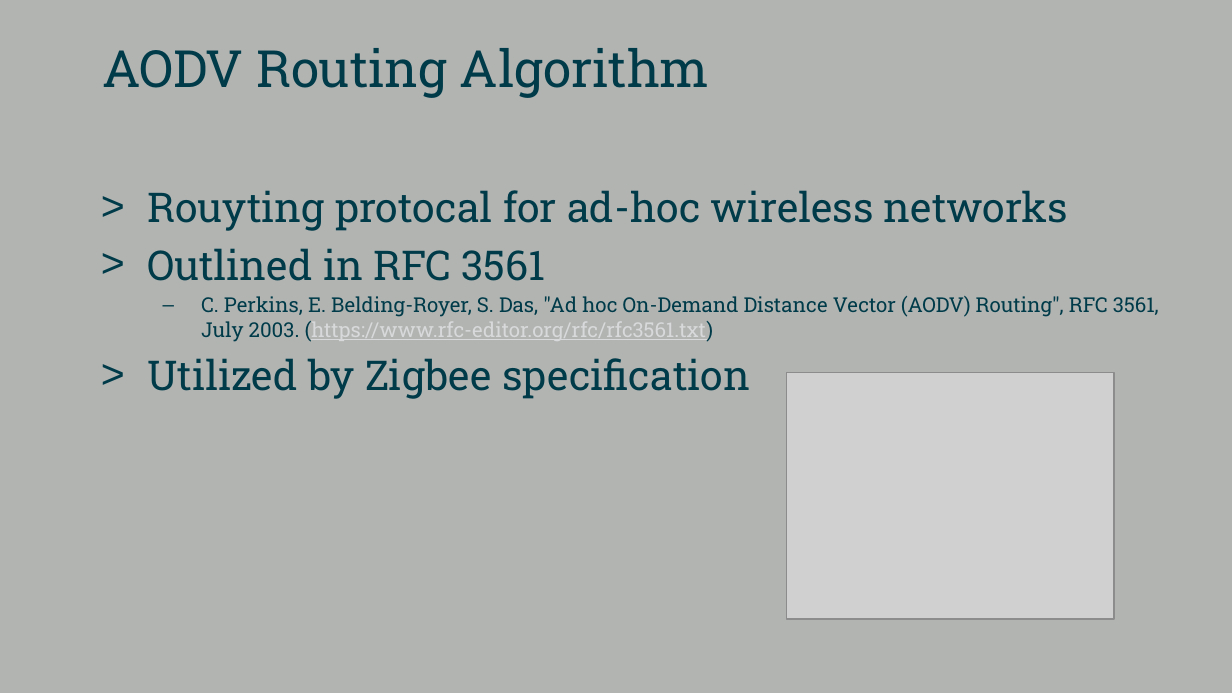
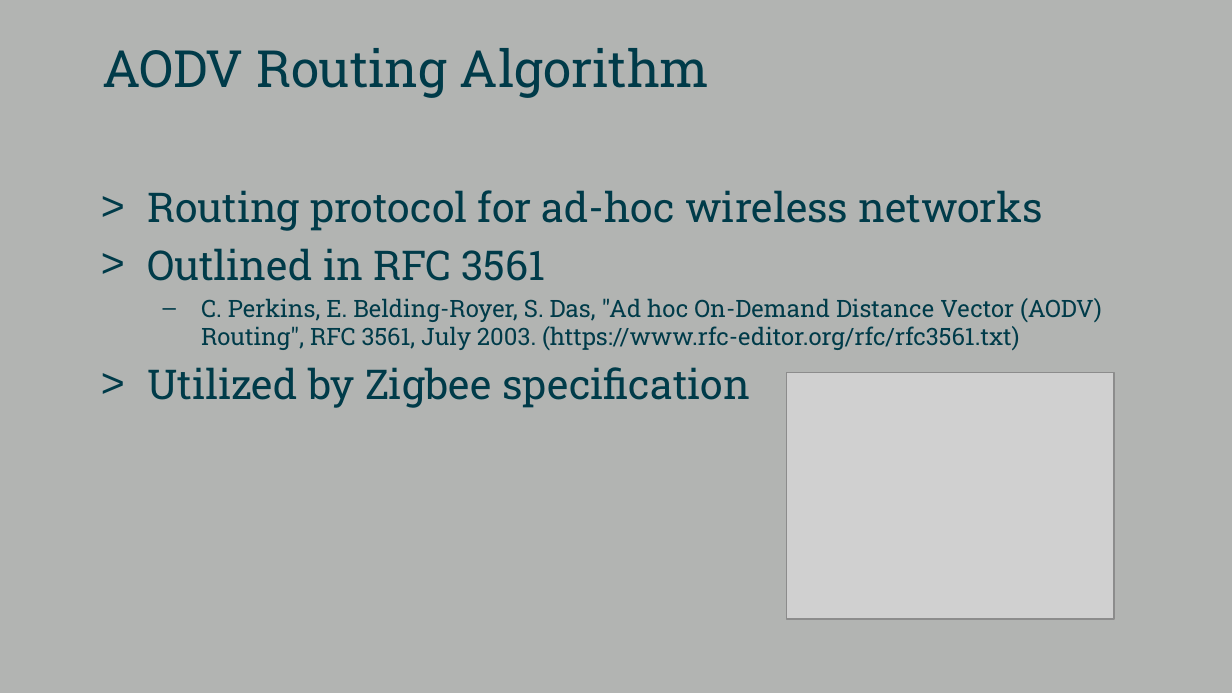
Before and after one commit to stewythe1st/AODV-Matlab, a slide deck: slide 3 of doc/presentation.pptx. Drawn at 1232x693 pixels with LibreOffice and Linux fonts; fonts in the diff are those of the drawing; grey boxes stand for pictures; background and template pictures are left out. Boxes give left, top, right and bottom in pixels: in the first picture for what was removed or moved away, otherwise in the second. Text is boxed around its words. In the diff, an @@ line names an element or a change of style, - is before the commit and + after.

```diff
--- a/doc/presentation.pptx
+++ b/doc/presentation.pptx
@@ text at <box>147,190,1043,231</box>: text changed @@
-> Rouyting protocal for ad-hoc wireless networks
+> Routing protocol for ad-hoc wireless networks
@@ text at <box>201,298,1102,350</box>: size 12 to 14 pt in "C. Perkins, E. Belding-Royer, S. Das, "Ad ..."; text colour #D8D9DA to #003B49, underline off in "(https://www.rfc-editor.org/rfc/rfc3561.txt)" @@
```
Also in this commit, not shown: 1 other slide changed, 20 slides added, 19 other files.
